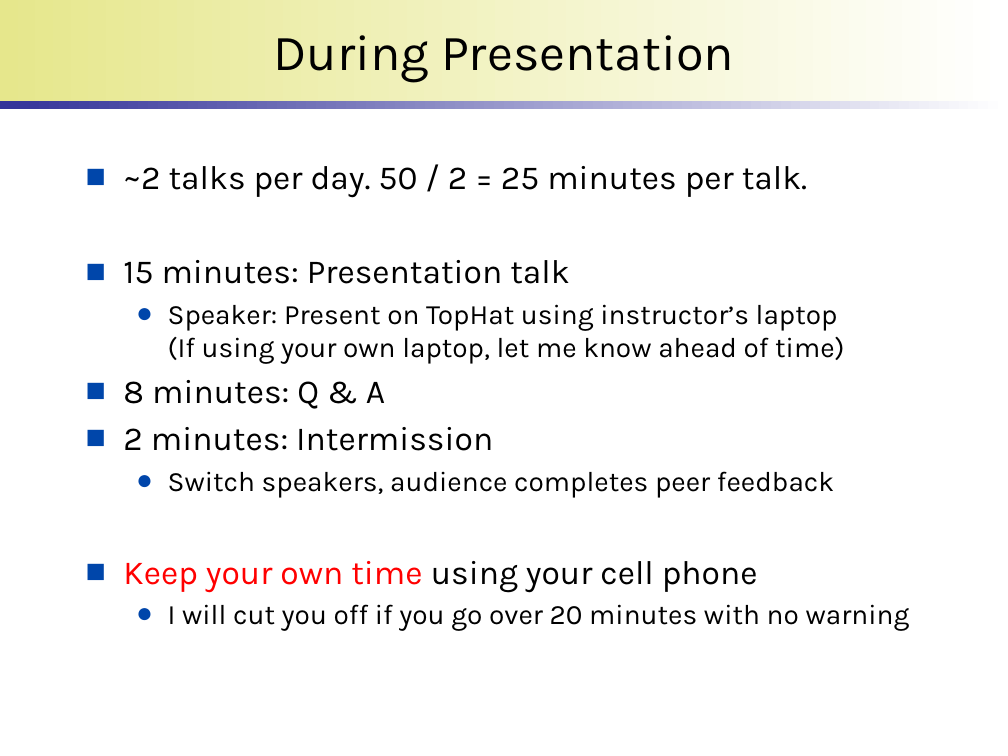
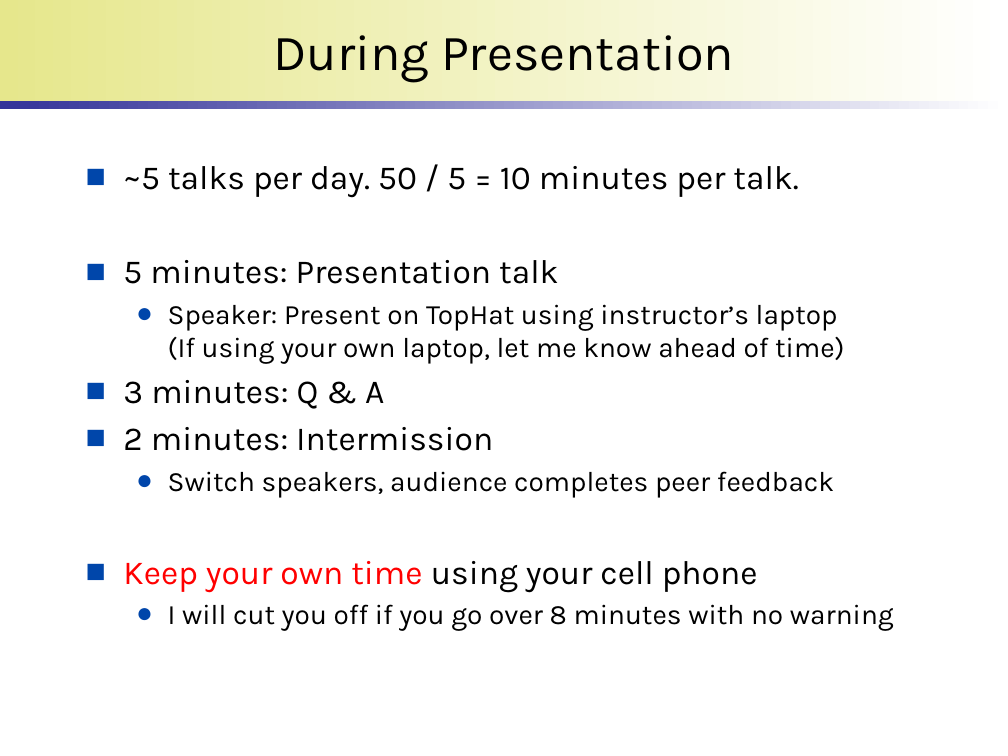
Before and after one commit to wonsunahn/Capstone_Fall2025, a slide deck: slide 9 of lectures/introduction-internship.pptx. Drawn at 1008x756 pixels with LibreOffice and Linux fonts; fonts in the diff are those of the drawing; background and template pictures are left out. Boxes give left, top, right and bottom in pixels: in the first picture for what was removed or moved away, otherwise in the second. Text is boxed around its words. In the diff, an @@ line names an element or a change of style, - is before the commit and + after.

```diff
--- a/lectures/introduction-internship.pptx
+++ b/lectures/introduction-internship.pptx
@@ text at (123, 166, 798, 284): text changed @@
-■ ~2 talks per day. 50 / 2 = 25 minutes per talk.
-■ 15 minutes: Presentation talk
+■ ~5 talks per day. 50 / 5 = 10 minutes per talk.
+■ 5 minutes: Presentation talk
@@ text at (123, 380, 384, 409): text changed @@
-■ 8 minutes: Q & A
+■ 3 minutes: Q & A
@@ text at (168, 604, 894, 631): text changed @@
-  ● I will cut you off if you go over 20 minutes with no warning
+  ● I will cut you off if you go over 8 minutes with no warning
```
Also in this commit, not shown: 2 other slides changed.
